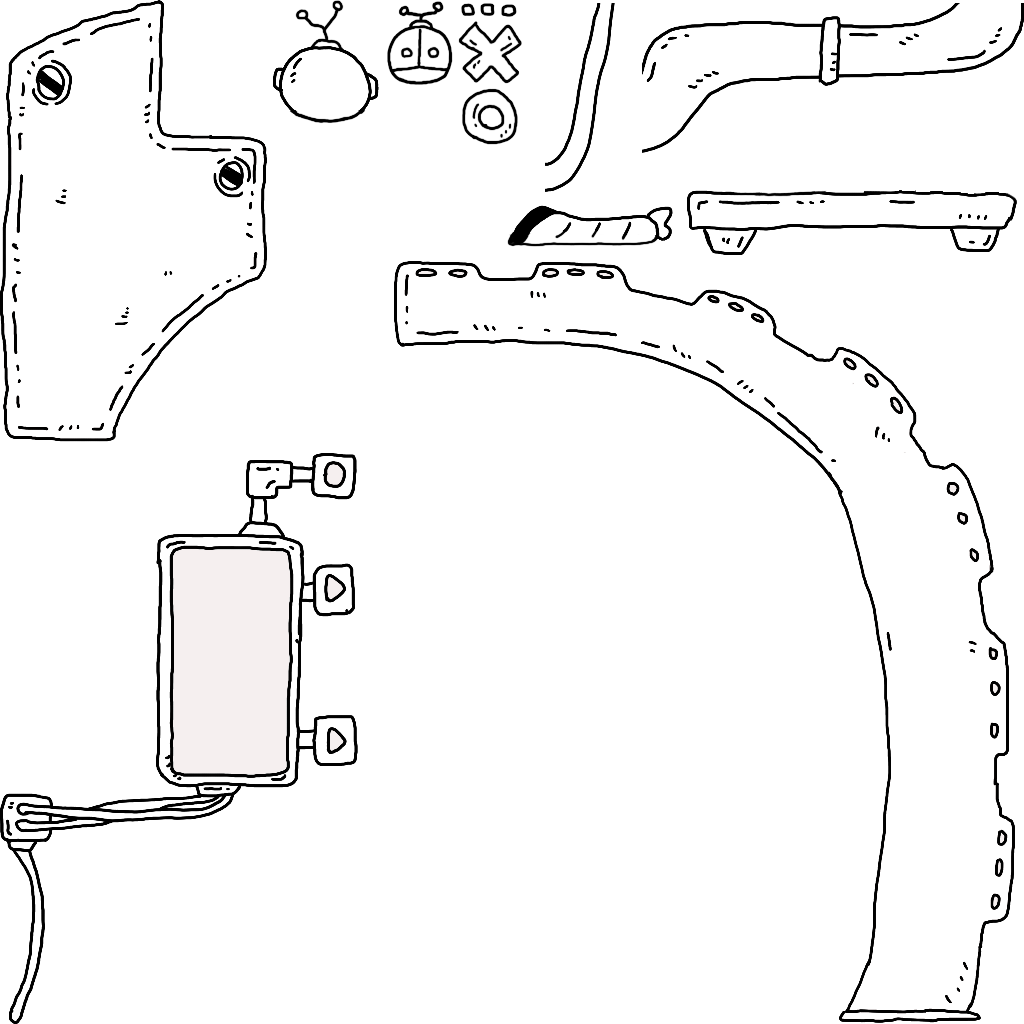
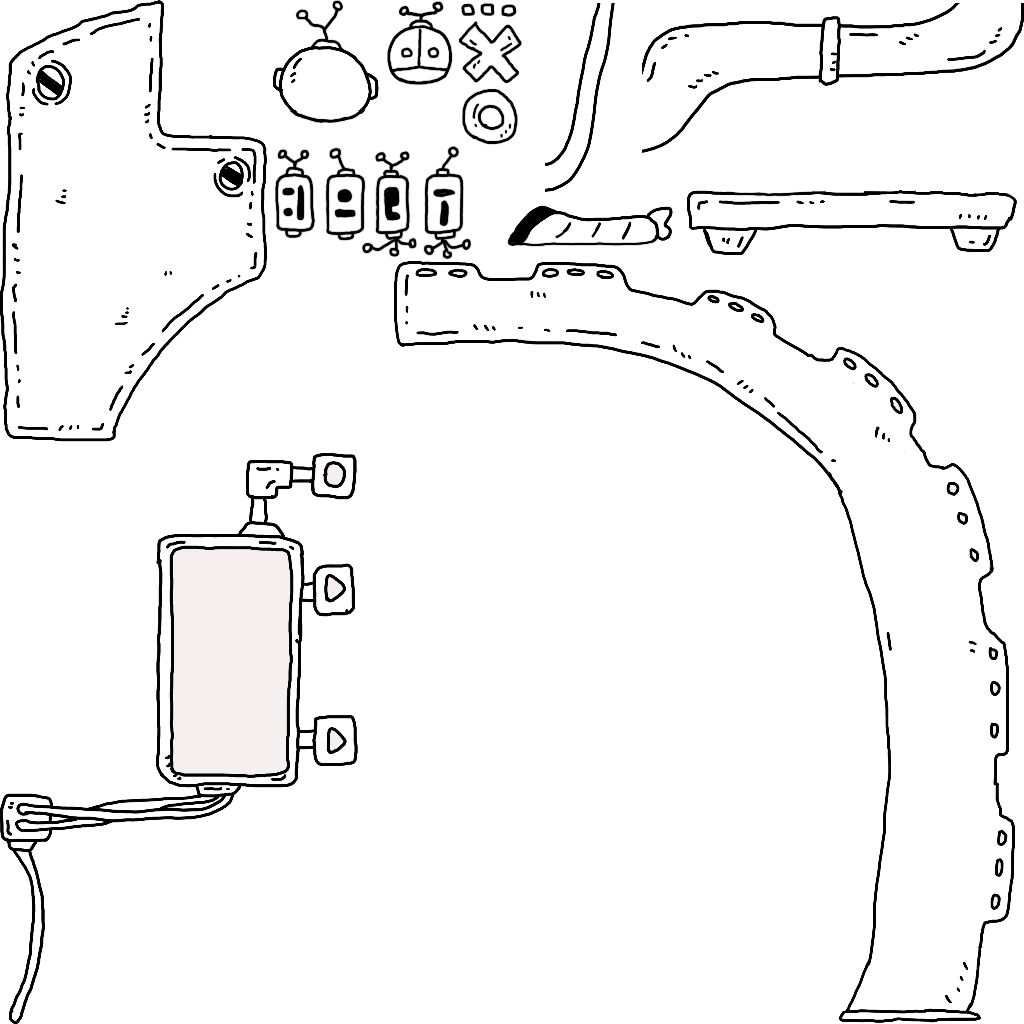
Revision of a layered w=1024, h=1024 image; what changed, layer by layer:
added layer "Hi to" in group "ラボ入口" over [274, 145, 472, 260]
